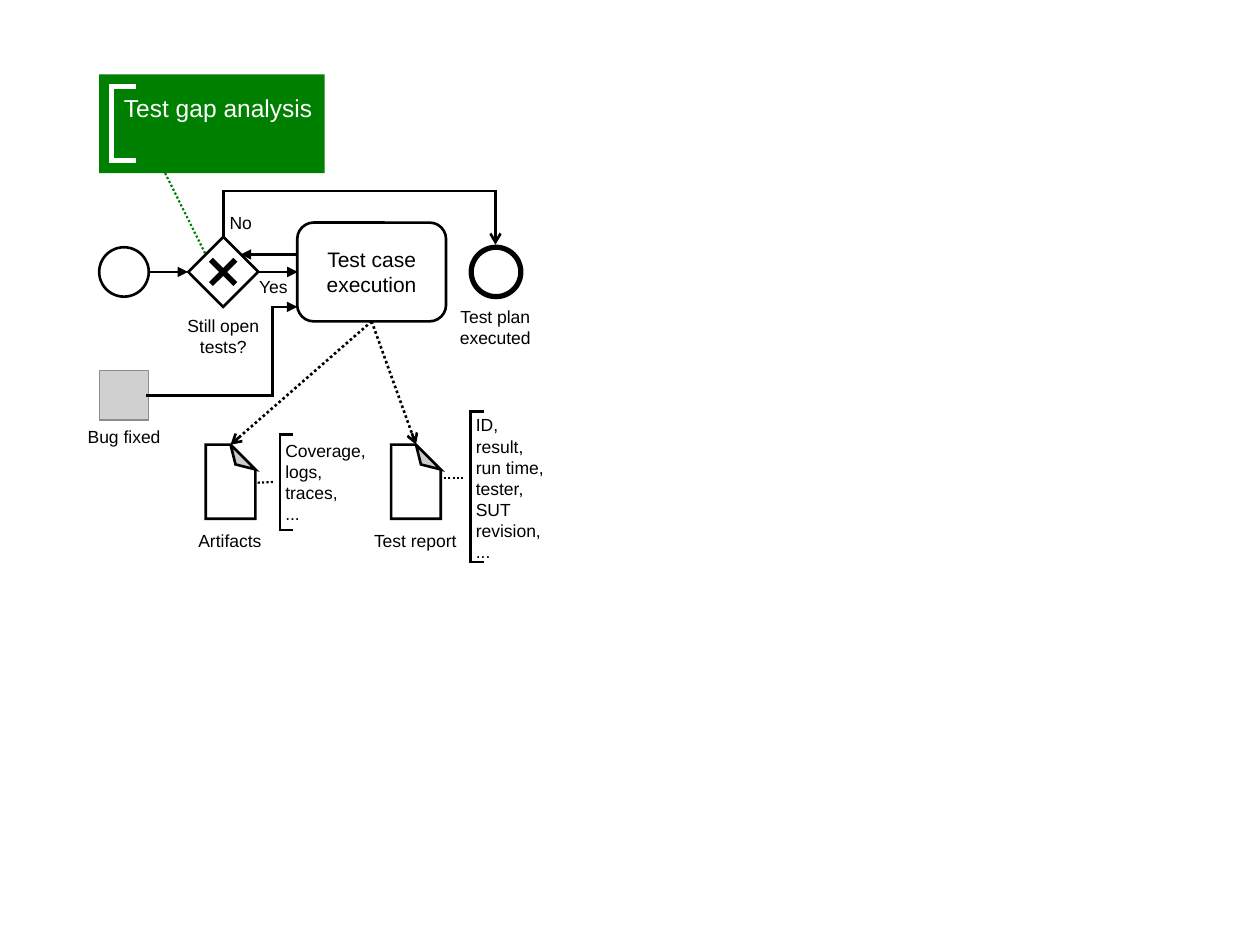
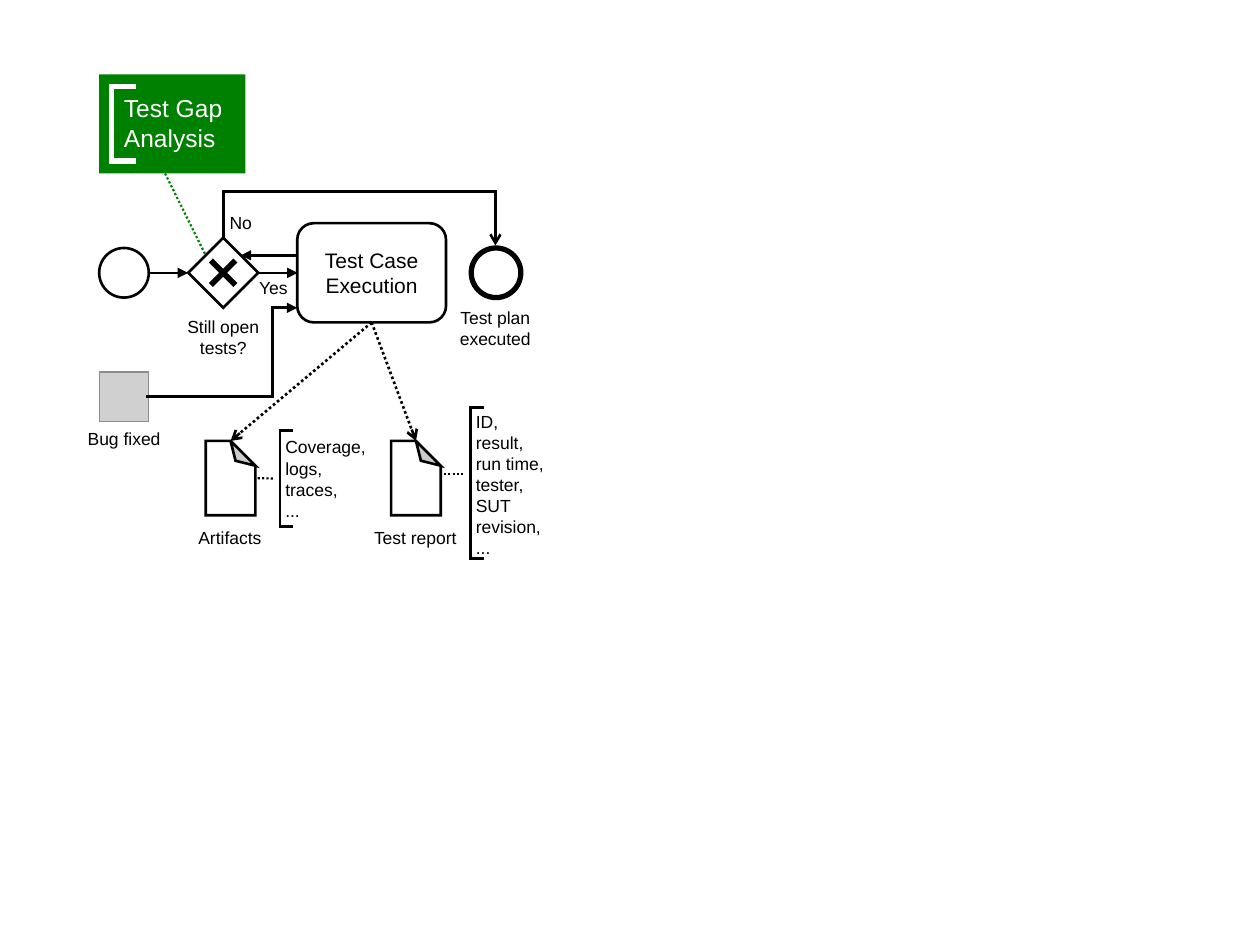
Before and after one commit to manual-testing-study/manual-testing-esec-fse-21, a slide deck: slide 4 of process-model/process-model.pptx. Drawn at 1260x945 pixels with LibreOffice and Linux fonts; fonts in the diff are those of the drawing; grey boxes stand for pictures. Boxes give left, top, right and bottom in pixels: in the first picture for what was removed or moved away, otherwise in the second. Text is boxed around its words. In the diff, an @@ line names an element or a change of style, - is before the commit and + after.

```diff
--- a/process-model/process-model.pptx
+++ b/process-model/process-model.pptx
@@ rectangle "Test Gap Analysis": place and size @@
-rectangle "Test Gap Analysis" at box(100, 74, 325, 173)
+rectangle "Test Gap Analysis" at box(100, 74, 246, 174)
@@ text in rectangle at box(124, 100, 222, 152): text changed @@
-Test gap analysis
+Test Gap
+Analysis
@@ text in rounded rectangle at box(325, 253, 418, 294): text changed @@
-Test case execution
+Test Case Execution
@@ elbow arrow (146, 397) - (297, 307): route changed @@
@@ arrow moved from (372, 321) - (231, 445) to (372, 323) - (231, 441) @@
@@ arrow moved from (372, 321) - (416, 445) to (372, 323) - (416, 441) @@
@@ 2 texts, 2 folded corners, 2 left brackets, 2 lines: place and size @@
-2 texts, 2 folded corners, 2 left brackets, 2 lines at box(205, 412, 544, 562)
+2 texts, 2 folded corners, 2 left brackets, 2 lines at box(205, 408, 544, 559)
```
Also in this commit, not shown: 3 other slides changed, 8 other files.
